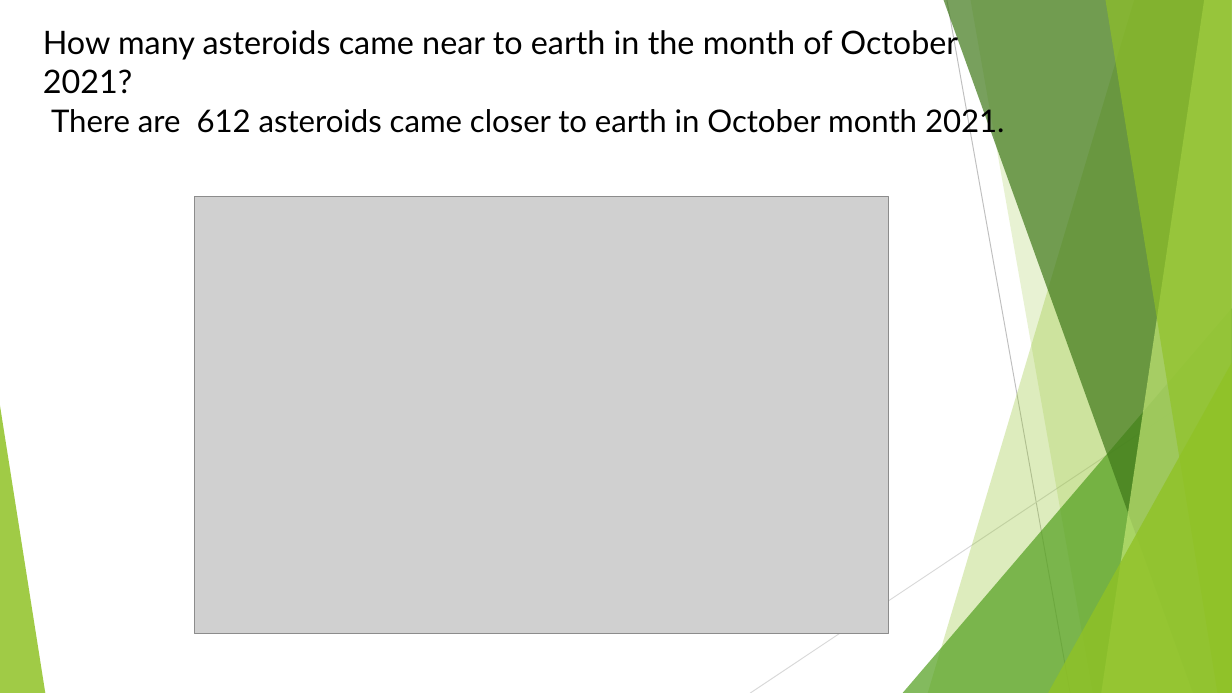
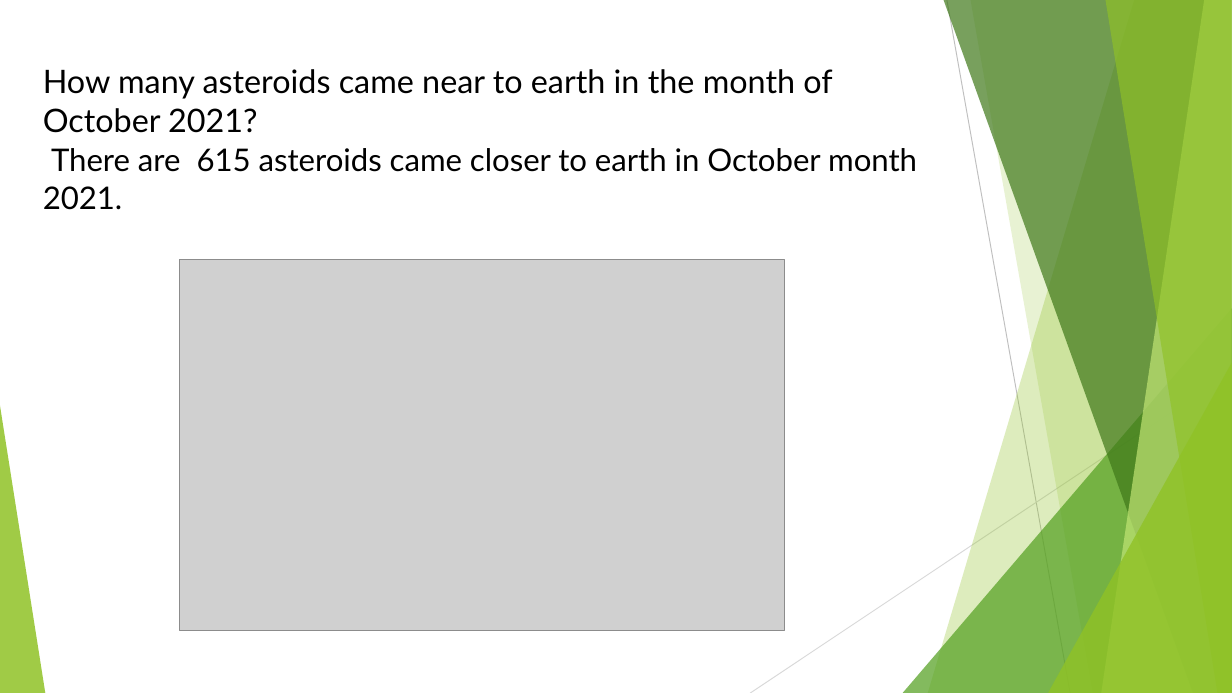
Before and after one commit to mangaioct6/Exploratory_project, a slide deck: slide 4 of ExploratoryProjectSlides.pptx. Drawn at 1232x693 pixels with LibreOffice and Linux fonts; fonts in the diff are those of the drawing; grey boxes stand for pictures. Boxes give left, top, right and bottom in pixels: in the first picture for what was removed or moved away, otherwise in the second. Text is boxed around its words. In the diff, an @@ line names an element or a change of style, - is before the commit and + after.

```diff
--- a/ExploratoryProjectSlides.pptx
+++ b/ExploratoryProjectSlides.pptx
@@ title at (43, 69, 917, 172): text changed @@
-How many asteroids came near to earth in the month of October 2021?
-There are 612 asteroids came closer to earth in October month 2021.
+How many asteroids came near to earth in the month of October 2021?
+There are 615 asteroids came closer to earth in October month 2021.
@@ picture: place and size @@
-picture at (194, 197, 888, 634)
+picture at (180, 259, 785, 630)
```
Also in this commit, not shown: 3 other slides changed.
